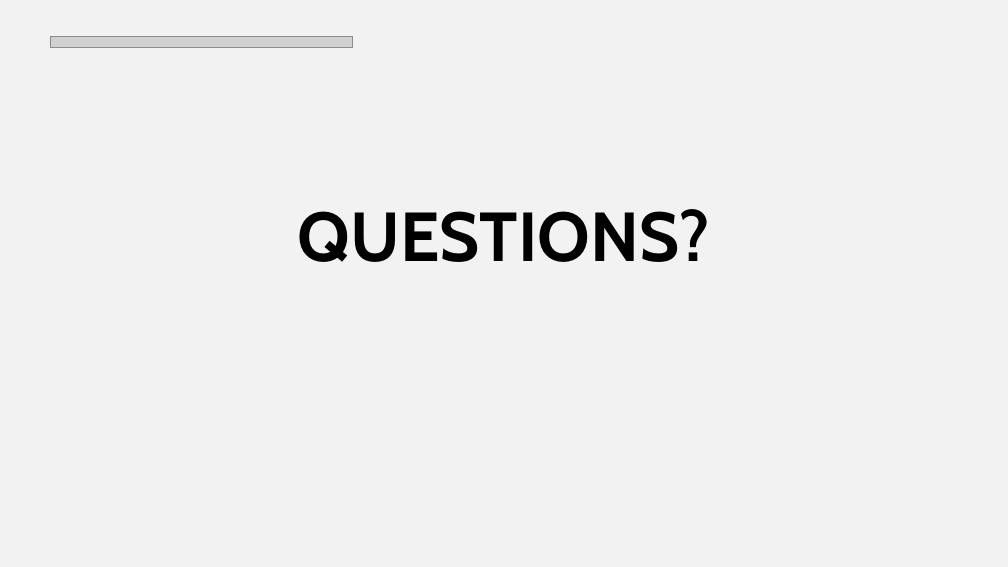
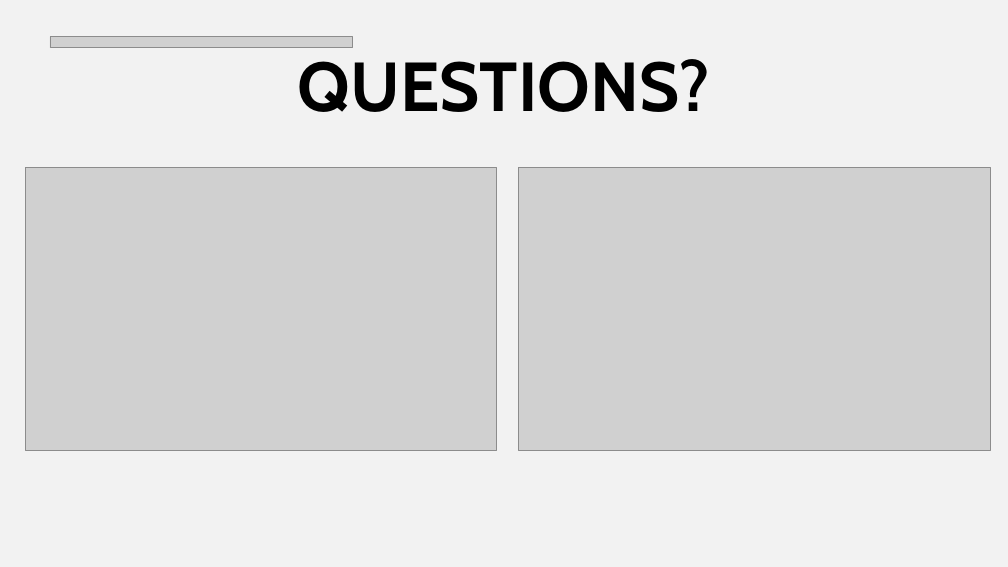
Before and after one commit to robert-z-lehr/Visualizing-The-Great-Freeze-Texas-Energy-Prices, a slide deck: slide 8 of Project3_Draft.pptx. Drawn at 1008x567 pixels with LibreOffice and Linux fonts; fonts in the diff are those of the drawing; grey boxes stand for pictures. Boxes give left, top, right and bottom in pixels: in the first picture for what was removed or moved away, otherwise in the second. Text is boxed around its words. In the diff, an @@ line names an element or a change of style, - is before the commit and + after.

Commit message:
Minor ppt change

```diff
--- a/Project3_Draft.pptx
+++ b/Project3_Draft.pptx
@@ title "QUESTIONS?": place and size @@
-title "QUESTIONS?" at [298, 209, 710, 262]
+title "QUESTIONS?" at [298, 59, 710, 112]
@@ picture added at [25, 168, 497, 451] @@
@@ picture added at [519, 168, 991, 451] @@
```
